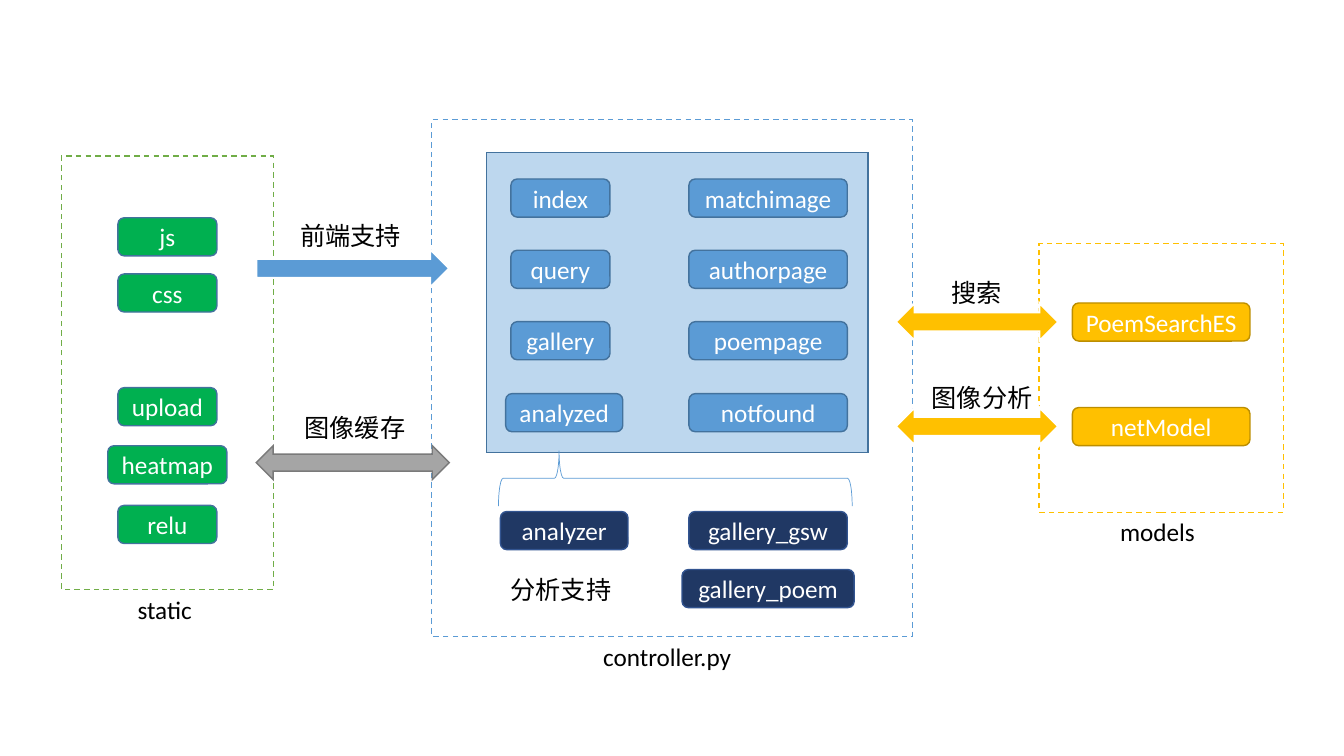
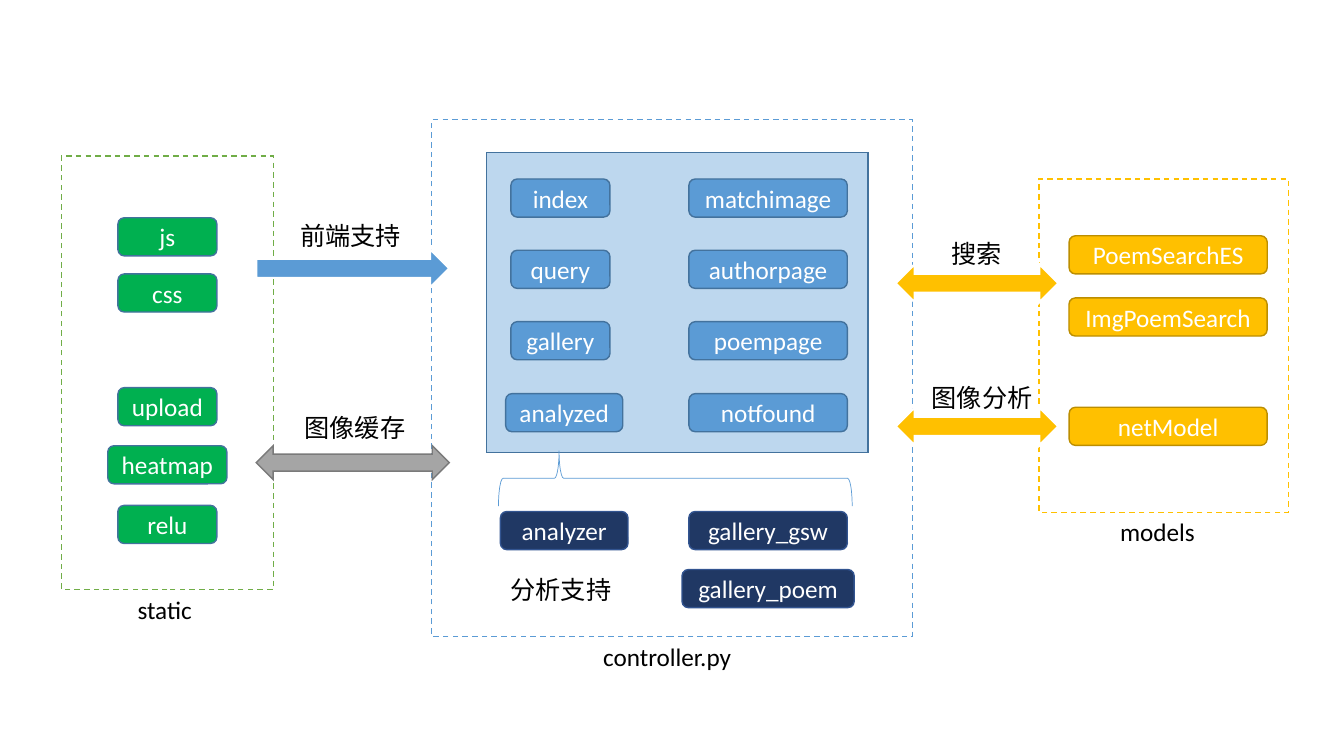
Before and after one commit to BruceZoom/EECourse-Poem-Project, a slide deck: slide 1 of report/wzy/drawer.pptx. Drawn at 1344x756 pixels with LibreOffice and Linux fonts; fonts in the diff are those of the drawing. Boxes give left, top, right and bottom in pixels: in the first picture for what was removed or moved away, otherwise in the second. Text is boxed around its words. In the diff, an @@ line names an element or a change of style, - is before the commit and + after.

```diff
--- a/report/wzy/drawer.pptx
+++ b/report/wzy/drawer.pptx
@@ rectangle: place and size @@
-rectangle at [1040, 244, 1285, 513]
+rectangle at [1040, 178, 1290, 512]
@@ text "搜索": place and size @@
-text "搜索" at [951, 280, 1001, 304]
+text "搜索" at [951, 241, 1001, 265]
@@ rounded rectangle "PoemSearchES": place and size @@
-rounded rectangle "PoemSearchES" at [1073, 303, 1250, 342]
+rounded rectangle "PoemSearchES" at [1070, 236, 1268, 274]
@@ left right arrow: place and size @@
-left right arrow at [896, 303, 1059, 342]
+left right arrow at [896, 264, 1059, 302]
@@ rounded rectangle added at [1070, 298, 1268, 337], fill #FFC000, outline #BD8E00 1 pt, 18 pt, text #FFFFFF @@
+ImgPoemSearch
@@ rounded rectangle "netModel": place and size @@
-rounded rectangle "netModel" at [1073, 407, 1250, 446]
+rounded rectangle "netModel" at [1070, 407, 1267, 446]
```
Also in this commit, not shown: 5 other files.
